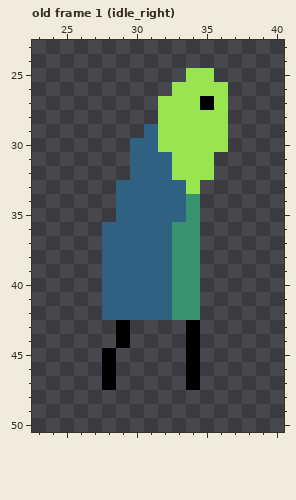
Edited in one commit: pixel-art file (scenes/player/player.aseprite). The first picture shows the starting point.
64x64 pixels, 128 frames. Shown: old frame 1 (idle_right): x 23..40, y 23..50. The commit also changed other frames, which this record leaves out.
Now the later version:
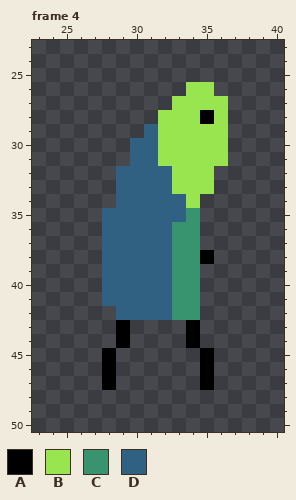
Palette (. is transparent): A #000000  B #99e550  C #37946e  D #306082
A new or re-ordered frame is compared with the old frame closest to it.
Difference:
frames 128 -> 137
Frame 4 is new; against old frame 1 (idle_right):
y 25: x 34..35 BB -> ..
y 26: x 33 B -> .; x 36 B -> .
y 27: x 32 B -> .; x 35 A -> B
y 28: x 35 B -> A
y 31: x 32 D -> B; x 36 . -> B
y 32: x 29 . -> D
y 33: x 33 D -> B; x 35 . -> B
y 34: x 34 C -> B
y 35: x 28 . -> D
y 38: x 35 . -> A
y 42: x 28 D -> .
y 45..47: x 34..35 A. -> .A
